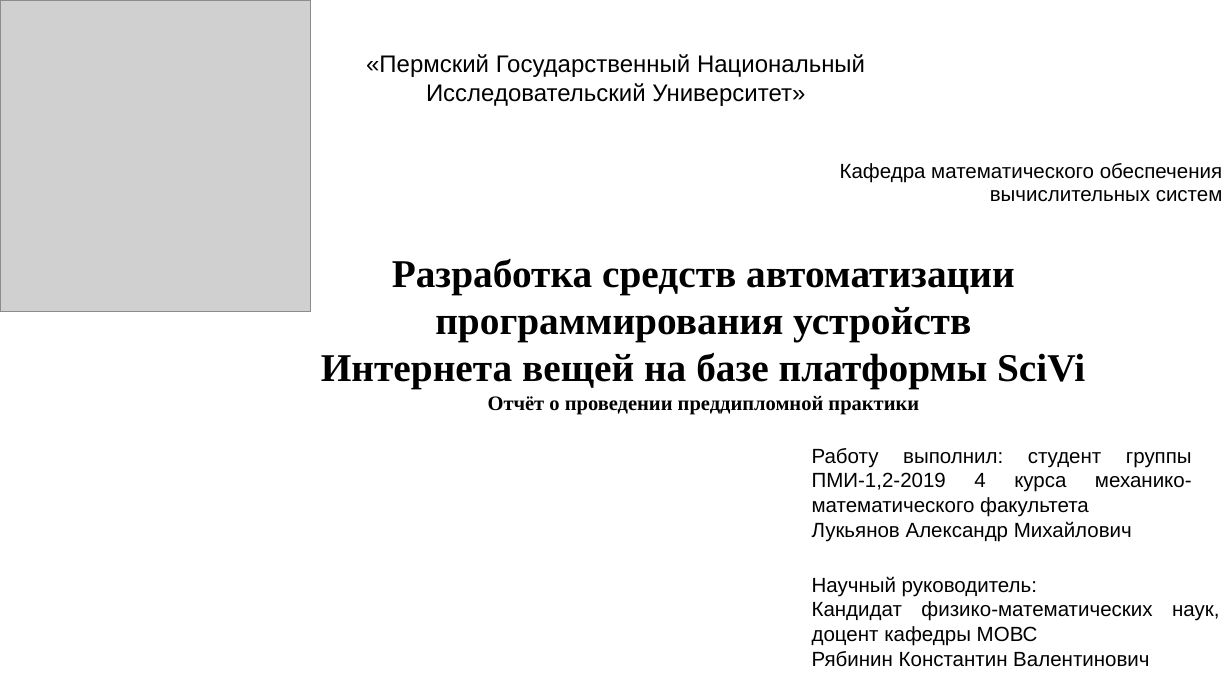
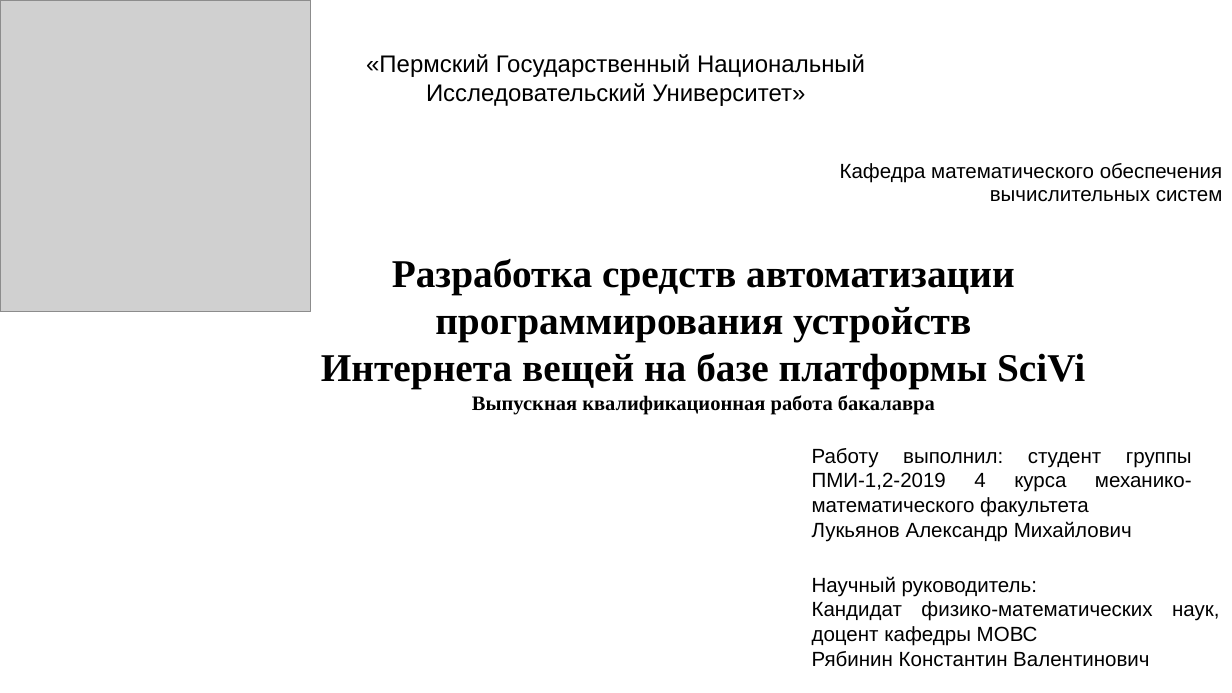
Before and after one commit to almiluk/bachelor_thesis, a slide deck: slide 1 of presentation/ВКР Лукьянов.pptx. Drawn at 1232x693 pixels with LibreOffice and Linux fonts; fonts in the diff are those of the drawing; grey boxes stand for pictures. Boxes give left, top, right and bottom in pixels: in the first picture for what was removed or moved away, otherwise in the second. Text is boxed around its words. In the diff, an @@ line names an element or a change of style, - is before the commit and + after.

```diff
--- a/presentation/ВКР Лукьянов.pptx
+++ b/presentation/ВКР Лукьянов.pptx
@@ text at (472, 395, 935, 415): text changed @@
-Отчёт о проведении преддипломной практики
+Выпускная квалификационная работа бакалавра
```
Also in this commit, not shown: 14 other slides changed, 2 slides added, 1 other file.
